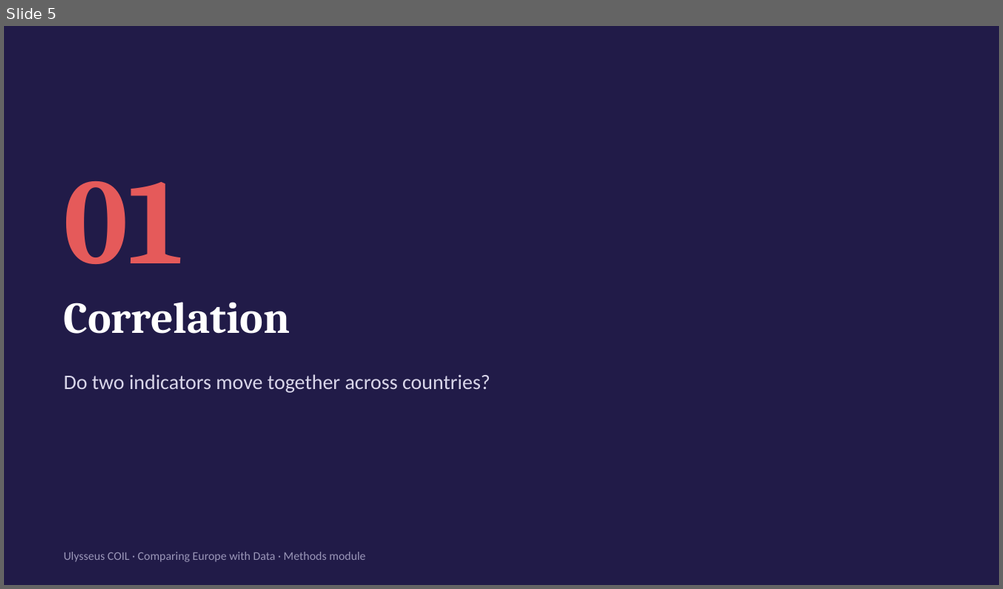
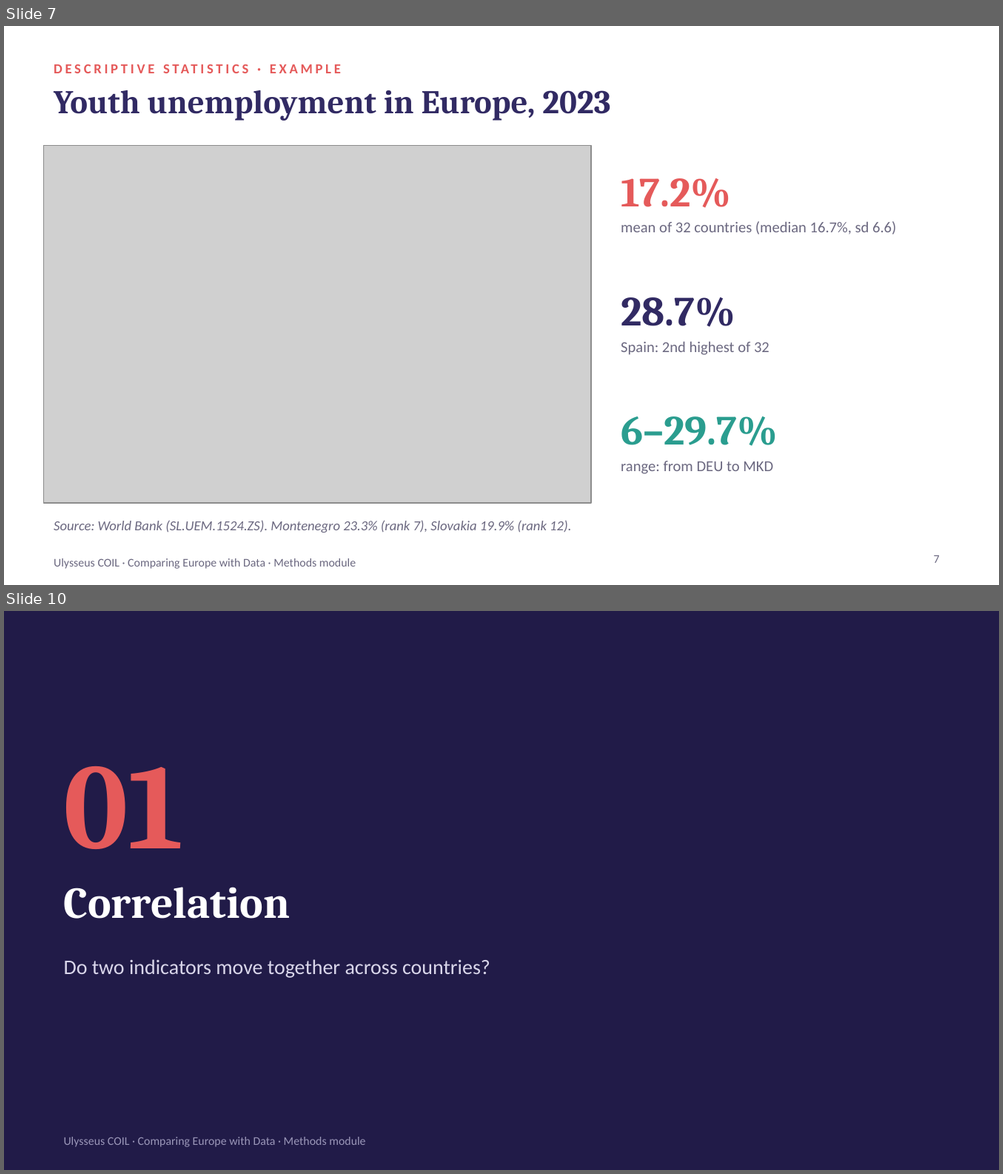
Before and after one commit to coil-europe/coil-europe.github.io, a slide deck: docs/slides/COIL_methods_module.pptx. Shown one above the other, each under a label of ours: slide 5 before the commit, slides 7 and 10 after it; the slides between them are not shown. The pictures are 1003x589 and 1003x1174 pixels, drawn with LibreOffice and Linux fonts; fonts in the diff are those of the drawing; grey boxes stand for pictures. Boxes give left, top, right and bottom in pixels: in the first picture for what was removed or moved away, otherwise in the second. Text is boxed around its words. In the diff, an @@ line names an element or a change of style, - is before the commit and + after.

```diff
--- a/docs/slides/COIL_methods_module.pptx
+++ b/docs/slides/COIL_methods_module.pptx
@@ slide 7 added at (x1=4, y1=26, x2=999, y2=585), background #FFFFFF @@
@@ text added at (x1=54, y1=56, x2=949, y2=81), 10 pt, text #E55A5A, bold @@
+DESCRIPTIVE STATISTICS · EXAMPLE
@@ text added at (x1=54, y1=90, x2=610, y2=121), 24 pt, text #312A63, bold @@
+Youth unemployment in Europe, 2023
@@ picture added at (x1=44, y1=145, x2=591, y2=503) @@
@@ text added at (x1=620, y1=178, x2=731, y2=208), 30 pt, text #E55A5A, bold @@
+17.2%
@@ text added at (x1=620, y1=221, x2=896, y2=235), 11 pt, text #6B6880 @@
+mean of 32 countries (median 16.7%, sd 6.6)
@@ text added at (x1=620, y1=298, x2=735, y2=327), 30 pt, text #312A63, bold @@
+28.7%
@@ text added at (x1=620, y1=342, x2=769, y2=355), 11 pt, text #6B6880 @@
+Spain: 2nd highest of 32
@@ text added at (x1=620, y1=417, x2=777, y2=446), 30 pt, text #2A9D8F, bold @@
+6–29.7%
@@ text added at (x1=620, y1=461, x2=773, y2=474), 11 pt, text #6B6880 @@
+range: from DEU to MKD
@@ text added at (x1=54, y1=520, x2=571, y2=533), 10 pt, text #6B6880, italic @@
+Source: World Bank (SL.UEM.1524.ZS). Montenegro 23.3% (rank 7), Slovakia 19.9% (rank 12).
@@ page number added at (x1=933, y1=556, x2=939, y2=563), 8.5 pt, text #6B6880 @@
+7
@@ text added at (x1=54, y1=559, x2=356, y2=569), 8.5 pt, text #6B6880 @@
+Ulysseus COIL · Comparing Europe with Data · Methods module
@@ what was slide 5 is now slide 10 @@
```
Also in this commit, not shown: 2 slides changed, 4 other slides added, 6 other files.
